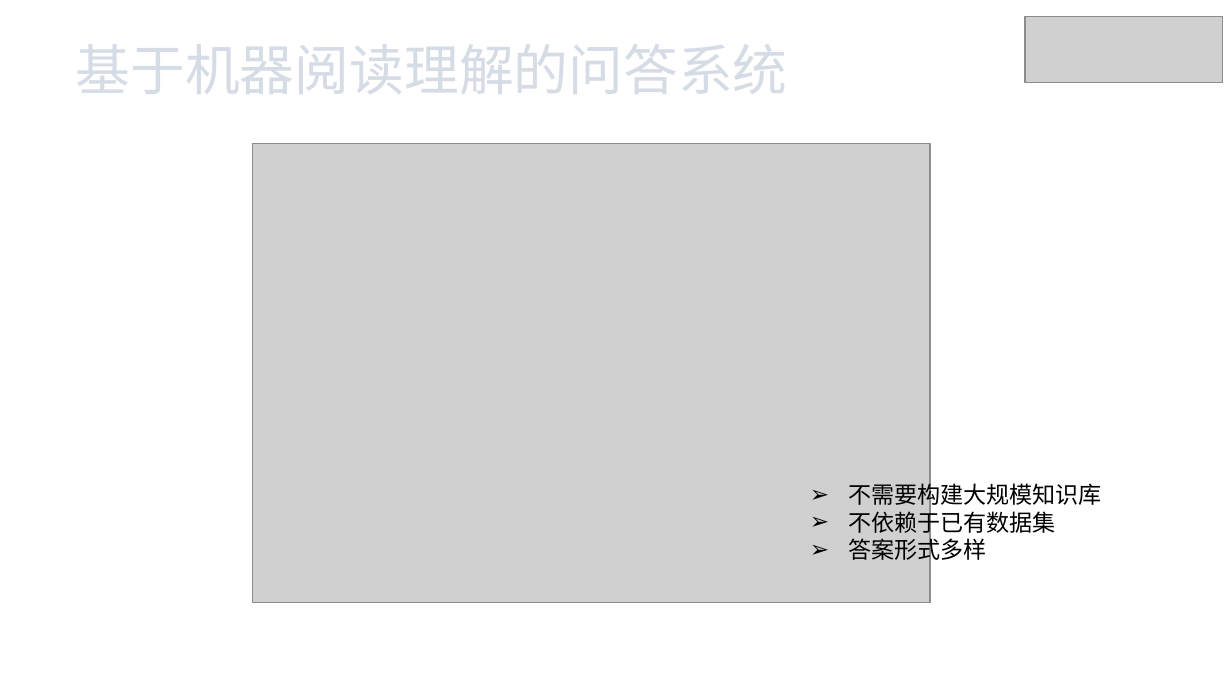
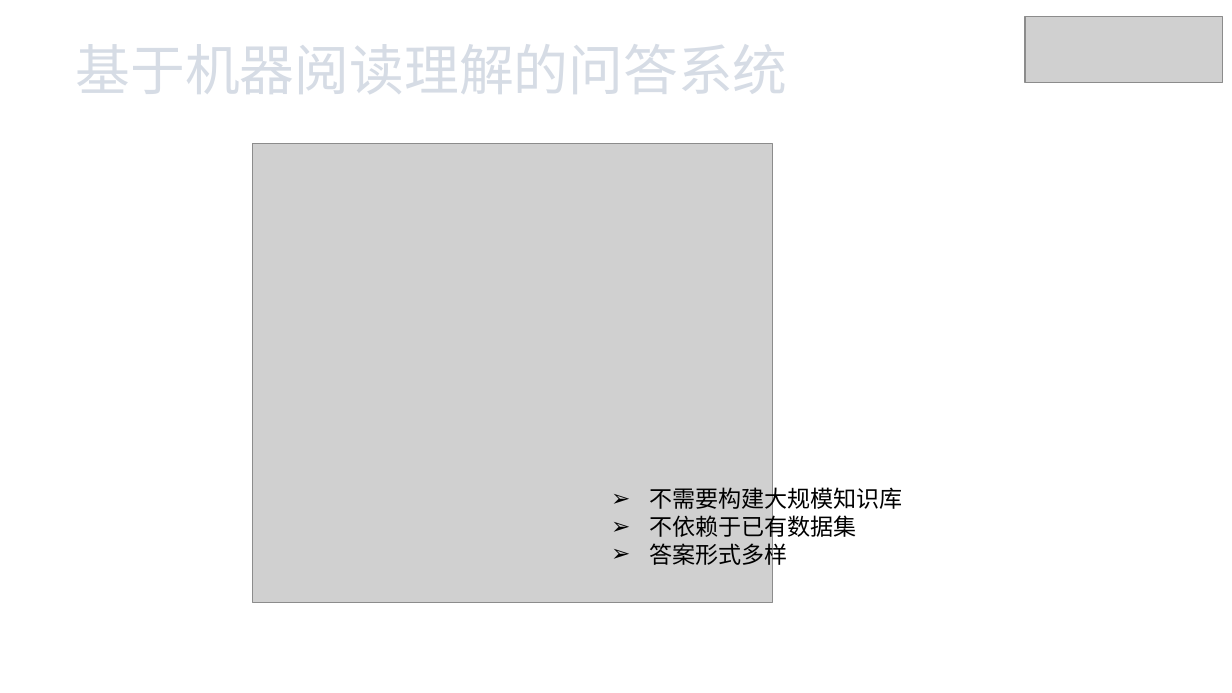
Before and after one commit to xhsun1997/ChineseMRC, a slide deck: slide 6 of 孙相会.pptx. Drawn at 1232x693 pixels with LibreOffice and Linux fonts; fonts in the diff are those of the drawing; grey boxes stand for pictures. Boxes give left, top, right and bottom in pixels: in the first picture for what was removed or moved away, otherwise in the second. Text is boxed around its words. In the diff, an @@ line names an element or a change of style, - is before the commit and + after.

```diff
--- a/孙相会.pptx
+++ b/孙相会.pptx
@@ picture: place and size @@
-picture at (253,144,930,602)
+picture at (253,144,772,602)
@@ text "不需要构建大规模知识库": place and size @@
-text "不需要构建大规模知识库" at (848,480,1101,564)
+text "不需要构建大规模知识库" at (650,484,903,568)
```
Also in this commit, not shown: 6 other slides changed, 7 slides added, 12 slides removed.
